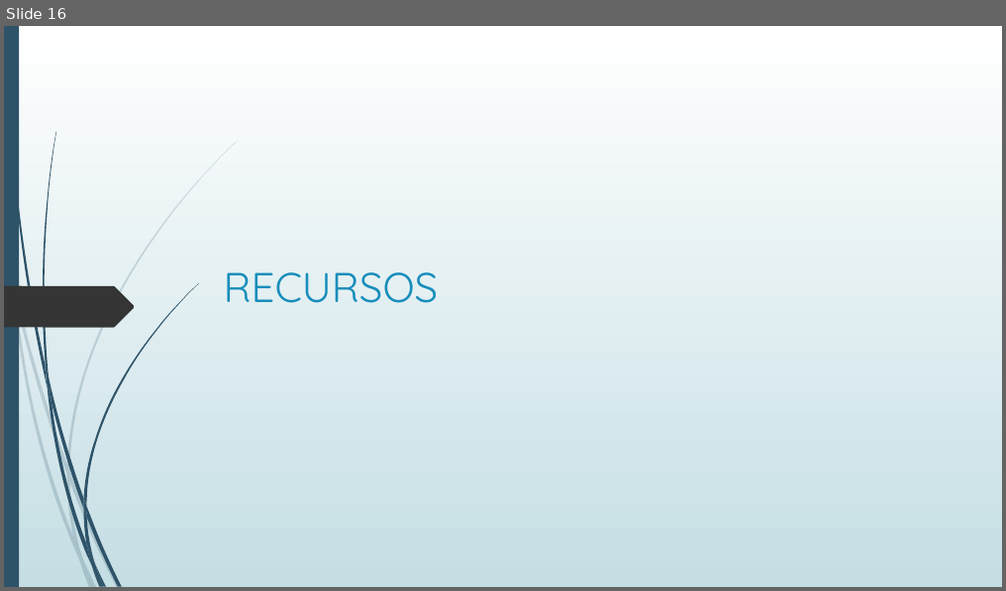
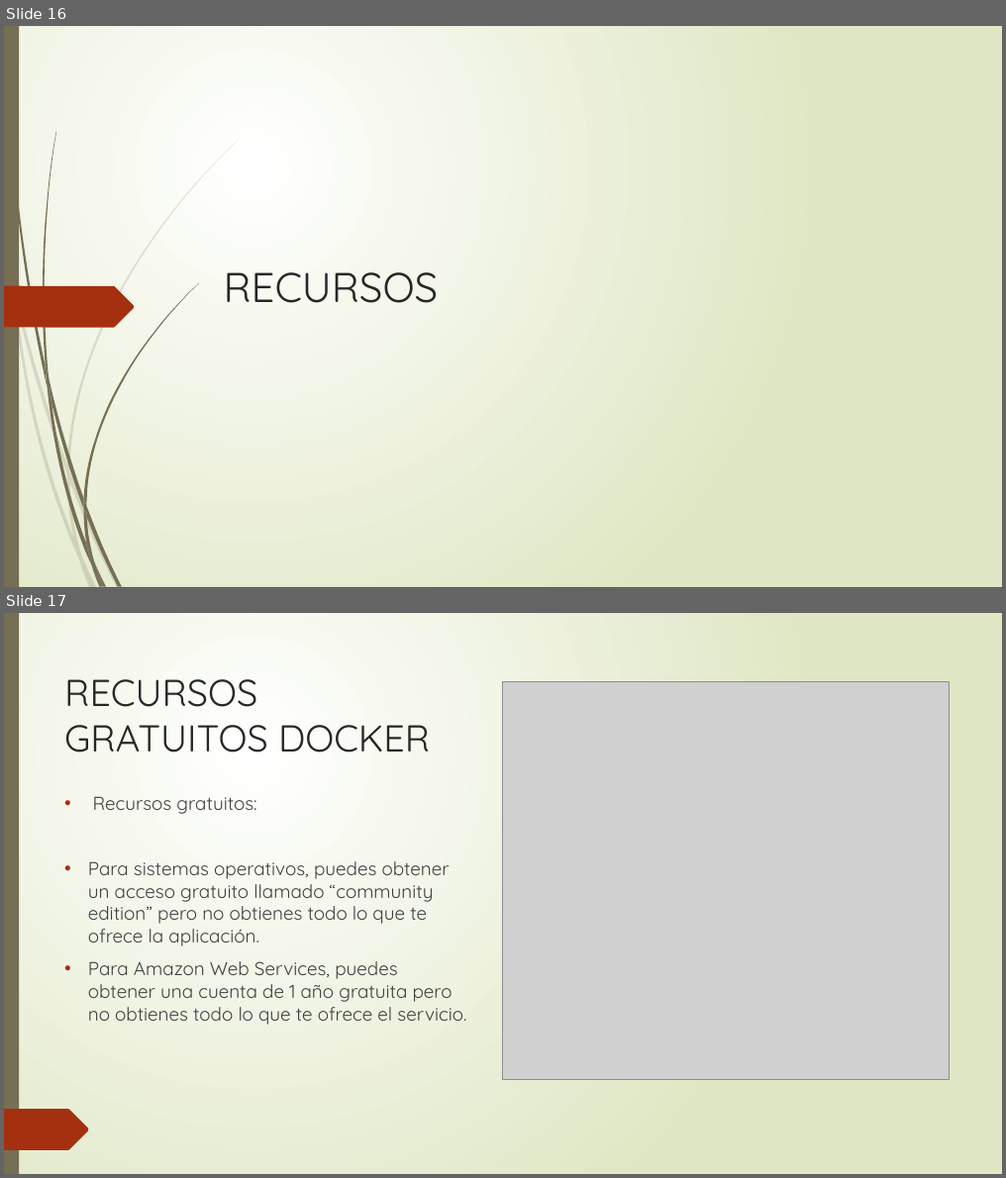
Before and after one commit to DiegoUAH/TG1, a slide deck: TG1-Presentacion.pptx. Shown one above the other, each under a label of ours: slide 16 before the commit, slides 16 and 17 after it. The pictures are 1006x591 and 1006x1178 pixels, drawn with LibreOffice and Linux fonts; fonts in the diff are those of the drawing; grey boxes stand for pictures. Boxes give left, top, right and bottom in pixels: in the first picture for what was removed or moved away, otherwise in the second. Text is boxed around its words. In the diff, an @@ line names an element or a change of style, - is before the commit and + after.

```diff
--- a/TG1-Presentacion.pptx
+++ b/TG1-Presentacion.pptx
@@ slide 17 added at (4, 613, 1002, 1174), background gradient #FFFFFF to #DFE8C4; not listed: 22 template elements that a slide beside it also shows @@
@@ rectangle added at (4, 613, 1002, 1174), fill gradient #FFFFFF to #DFE8C4 @@
@@ rectangle added at (4, 613, 19, 1174), fill #766F54 @@
@@ freeform shape added at (4, 671, 135, 713), fill #A53010 @@
@@ title added at (64, 679, 430, 753), 36 pt, text #262626 @@
+RECURSOS GRATUITOS DOCKER
@@ picture added at (503, 681, 948, 1079) @@
@@ text added at (88, 796, 466, 1025), 18 pt, text #404040 @@
+• Recursos gratuitos:
+• Para sistemas operativos, puedes obtener un acceso gratuito llamado “community edition” pero no obtienes todo lo que te ofrece la aplicación.
+• Para Amazon Web Services, puedes obtener una cuenta de 1 año gratuita pero no obtienes todo lo que te ofrece el servicio.
@@ freeform shape added at (4, 1109, 89, 1151), fill #A53010 @@
@@ slide 16 changed as well @@
@@ background gradient #FFFFFF to #C5DEE5 to gradient #FFFFFF to #DFE8C4 @@
@@ freeform shape at (6, 26, 47, 386): fill #2E5369 to #766F54; outline redrawn @@
@@ fill #2E5369 to #766F54 in 12 elements at (49, 379, 83, 509), (86, 506, 122, 586), (47, 383, 91, 567), (95, 565, 107, 587), (46, 363, 52, 404), (83, 283, 199, 506), (91, 567, 101, 587), (83, 509, 94, 565), (83, 498, 86, 517), (86, 544, 104, 586), (4, 26, 19, 587), (43, 132, 56, 379) @@
@@ title "RECURSOS" at (224, 273, 439, 303): text colour #178DBB to #262626 @@
@@ freeform shape at (4, 286, 135, 328): fill #353535 to #A53010 @@
@@ fill #2E5369 at 20% opacity to #766F54 at 20% opacity in 10 elements at (4, 237, 12, 288), (15, 284, 67, 474), (70, 472, 120, 587), (82, 559, 97, 587), (12, 288, 79, 561), (67, 474, 82, 559), (67, 141, 238, 472), (79, 561, 93, 587), (67, 465, 70, 482), (73, 537, 93, 587) @@
```
Also in this commit, not shown: 17 other slides changed, 3 other slides added, 1 slide removed.
